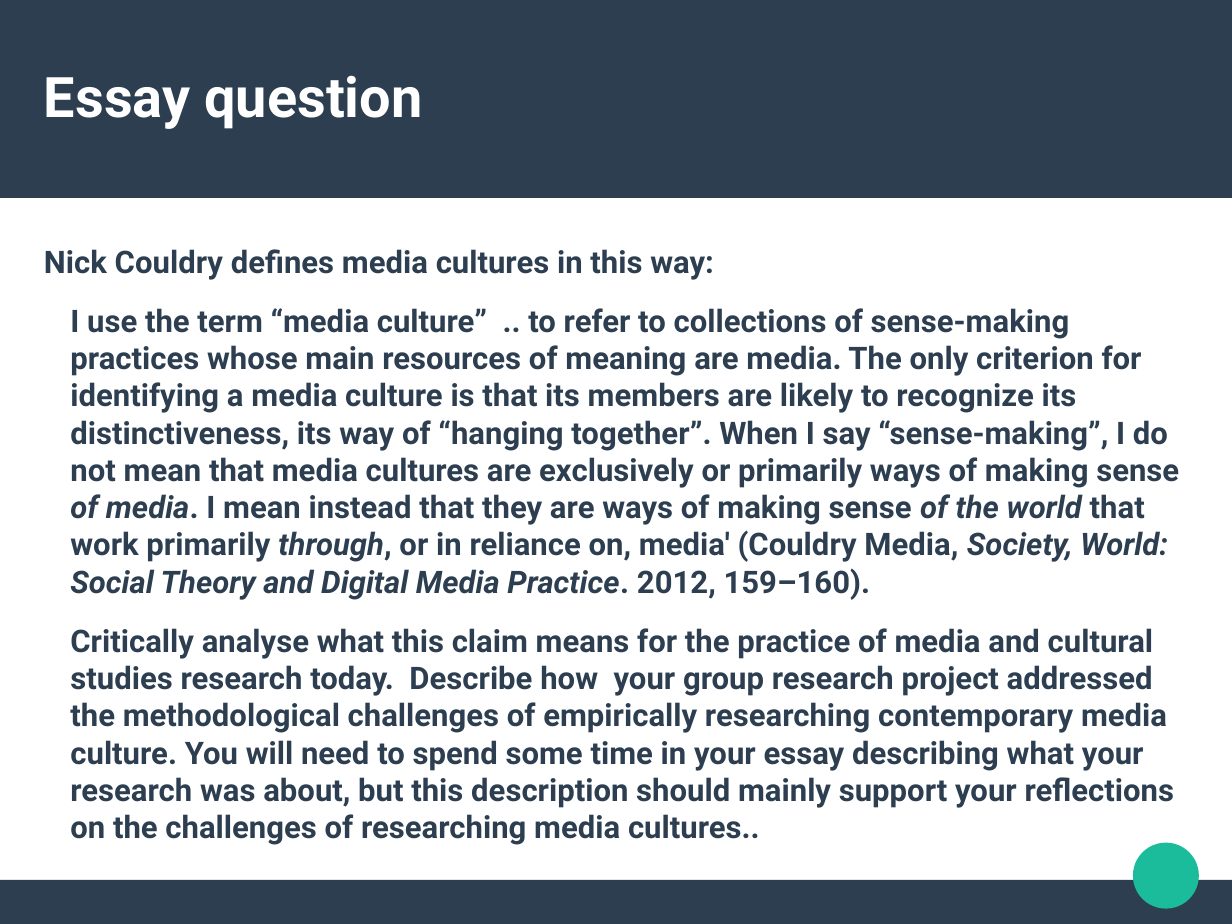
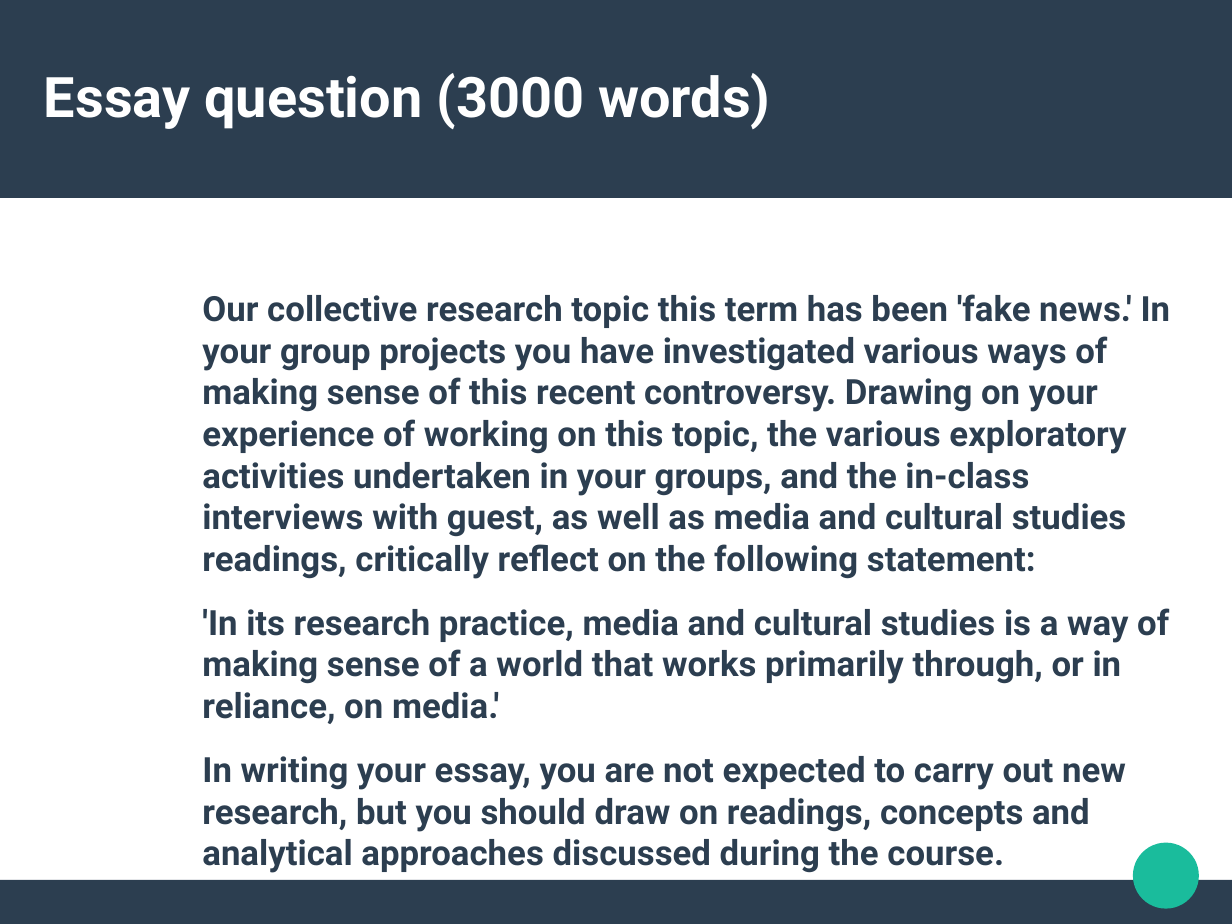
Before and after one commit to rian39/socl923, a slide deck: slide 22 of lectures/week8.odp (slide 18 before the commit). Drawn at 1232x924 pixels with LibreOffice and Linux fonts; fonts in the diff are those of the drawing. Boxes give left, top, right and bottom in pixels: in the first picture for what was removed or moved away, otherwise in the second. Text is boxed around its words. In the diff, an @@ line names an element or a change of style, - is before the commit and + after.

```diff
--- a/lectures/week8.odp
+++ b/lectures/week8.odp
@@ title at box(44, 73, 770, 129): text changed @@
-Essay question
+Essay question (3000 words)
@@ text at box(202, 294, 1171, 873): text changed; size 20 to 22.4 pt @@
-Nick Couldry defines media cultures in this way:
-I use the term “media culture” .. to refer to collections of sense-making practices whose main resources of meaning are media. The only criterion for identifying a media culture is that its members are likely to recognize its distinctiveness, its way of “hanging together”. When I say “sense-making”, I do not mean that media cultures are exclusively or primarily ways of making sense of media. I mean instead that they are ways of making sense of the world that work primarily through, or in reliance on, media' (Couldry Media, Society, World: Social Theory and Digital Media Practice. 2012, 159–160).
-Critically analyse what this claim means for the practice of media and cultural studies research today. Describe how your group research project addressed the methodological challenges of empirically researching contemporary media culture. You will need to spend some time in your essay describing what your research was about, but this description should mainly support your reflections on the challenges of researching media cultures..
+Our collective research topic this term has been 'fake news.' In your group projects you have investigated various ways of making sense of this recent controversy. Drawing on your experience of working on this topic, the various exploratory activities undertaken in your groups, and the in-class interviews with guest, as well as media and cultural studies readings, critically reflect on the following statement:
+'In its research practice, media and cultural studies is a way of making sense of a world that works primarily through, or in reliance, on media.'
+In writing your essay, you are not expected to carry out new research, but you should draw on readings, concepts and analytical approaches discussed during the course.
```
Also in this commit, not shown: 7 other slides changed, 5 slides added, 1 slide removed, 1 other file.
